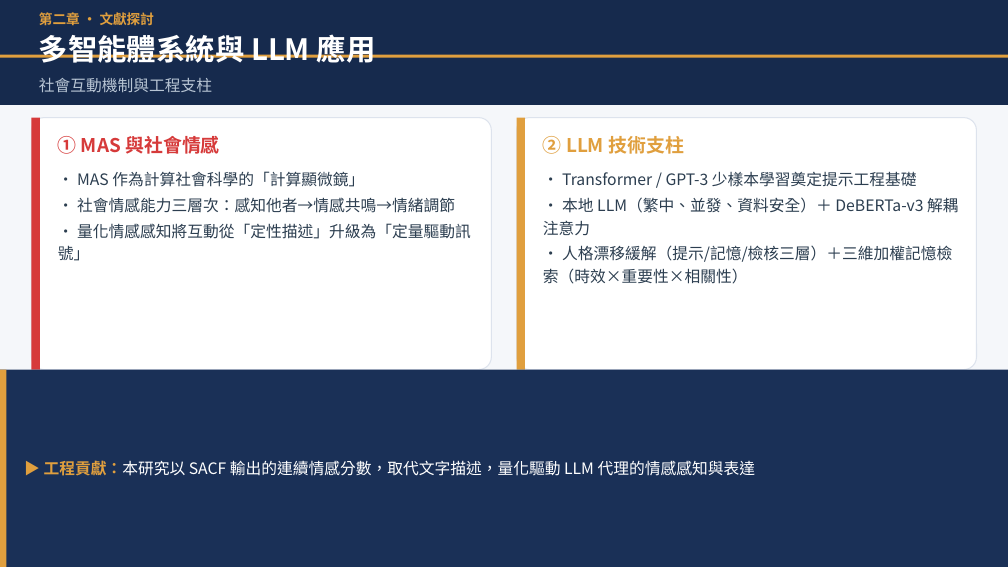
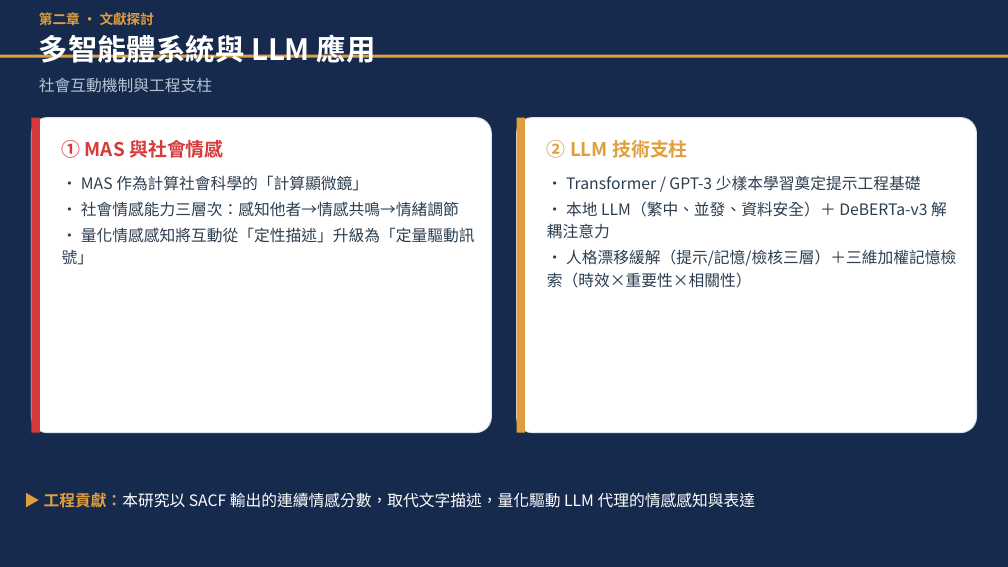
Before and after one commit to ws97109/aitwon_noemotion, a slide deck: slide 11 of ppt/李昇峰_碩士論文口試簡報.pptx. Drawn at 1008x567 pixels with LibreOffice and Linux fonts; fonts in the diff are those of the drawing. Boxes give left, top, right and bottom in pixels: in the first picture for what was removed or moved away, otherwise in the second. Text is boxed around its words. In the diff, an @@ line names an element or a change of style, - is before the commit and + after.

```diff
--- a/ppt/李昇峰_碩士論文口試簡報.pptx
+++ b/ppt/李昇峰_碩士論文口試簡報.pptx
@@ background #F5F7FA to #162A4D @@
@@ rectangle removed at (0, 0, 1008, 105) @@
@@ rounded rectangle: place and size @@
-rounded rectangle at (32, 118, 492, 370)
+rounded rectangle at (32, 118, 492, 433)
@@ rectangle: place and size @@
-rectangle at (32, 118, 40, 370)
+rectangle at (32, 118, 40, 433)
@@ rounded rectangle: place and size @@
-rounded rectangle at (516, 118, 976, 370)
+rounded rectangle at (516, 118, 976, 433)
@@ rectangle: place and size @@
-rectangle at (516, 118, 525, 370)
+rectangle at (516, 118, 525, 433)
@@ text "① MAS 與社會情感": place and size @@
-text "① MAS 與社會情感" at (58, 136, 471, 261)
+text "① MAS 與社會情感" at (62, 140, 475, 265)
@@ text "② LLM 技術支柱" rewrapped from (543, 136, 958, 284) to (547, 140, 956, 288) @@
@@ rectangle removed at (0, 370, 1008, 567) @@
@@ rectangle removed at (0, 370, 6, 567) @@
@@ text "▶ 工程貢獻：本研究以 SACF 輸出的連續情感分數，取代文字描述，量化驅動 LLM ...": place and size @@
-text "▶ 工程貢獻：本研究以 SACF 輸出的連續情感分數，取代文字描述，量化驅動 LLM ..." at (44, 460, 755, 476)
+text "▶ 工程貢獻：本研究以 SACF 輸出的連續情感分數，取代文字描述，量化驅動 LLM ..." at (44, 492, 755, 508)
```
Also in this commit, not shown: 7 other slides changed, 8 other files.
